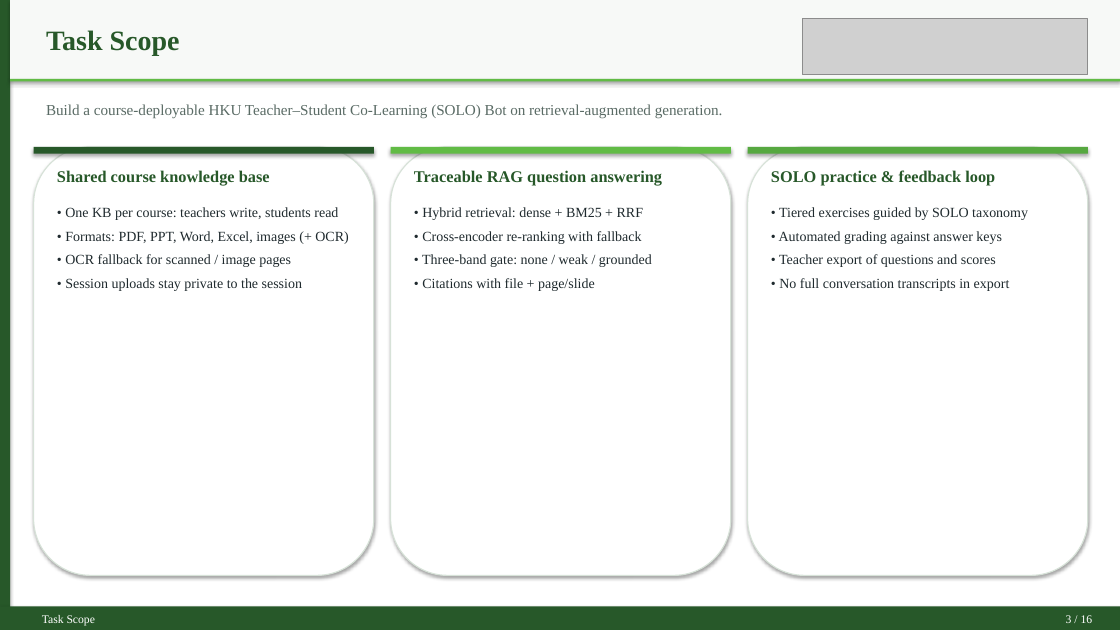
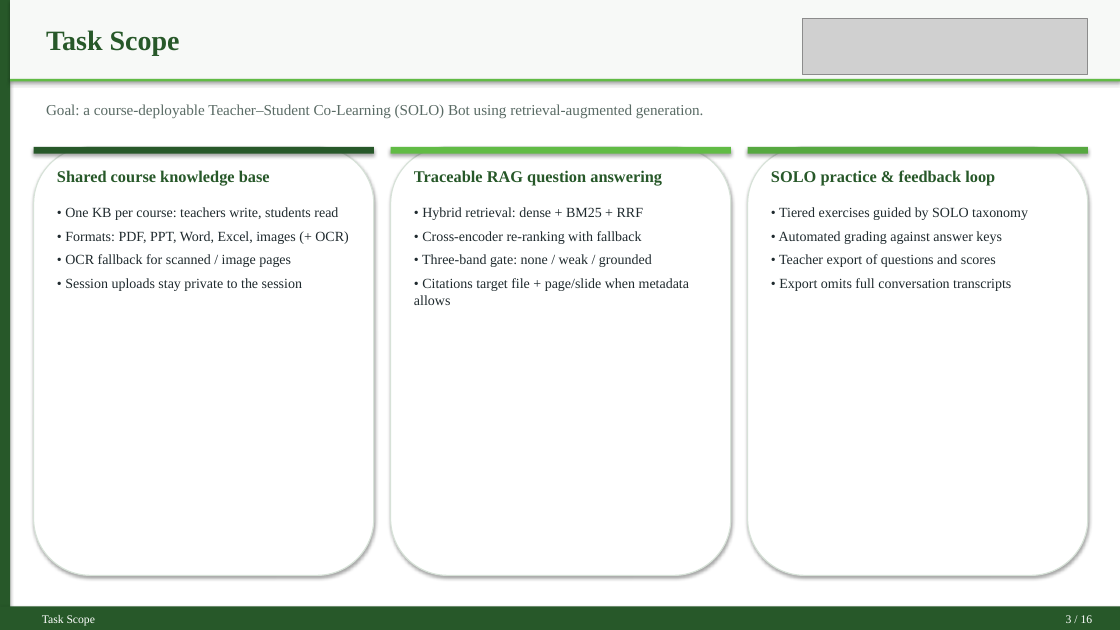
Before and after one commit to JinYue-star/ForRag, a slide deck: slide 3 of docs/Jin_Yue_3036494489_Final_Defense_Clean_TNR.pptx. Drawn at 1120x630 pixels with LibreOffice and Linux fonts; fonts in the diff are those of the drawing; grey boxes stand for pictures. Boxes give left, top, right and bottom in pixels: in the first picture for what was removed or moved away, otherwise in the second. Text is boxed around its words. In the diff, an @@ line names an element or a change of style, - is before the commit and + after.

```diff
--- a/docs/Jin_Yue_3036494489_Final_Defense_Clean_TNR.pptx
+++ b/docs/Jin_Yue_3036494489_Final_Defense_Clean_TNR.pptx
@@ text at bbox=[46, 104, 704, 119]: text changed @@
-Build a course-deployable HKU Teacher–Student Co-Learning (SOLO) Bot on retrieval-augmented generation.
+Goal: a course-deployable Teacher–Student Co-Learning (SOLO) Bot using retrieval-augmented generation.
@@ text at bbox=[414, 278, 689, 305]: text changed @@
-• Citations with file + page/slide
+• Citations target file + page/slide when metadata allows
@@ text at bbox=[779, 278, 1011, 291]: text changed @@
-• No full conversation transcripts in export
+• Export omits full conversation transcripts
```
Also in this commit, not shown: 9 other slides changed, 14 other files.
